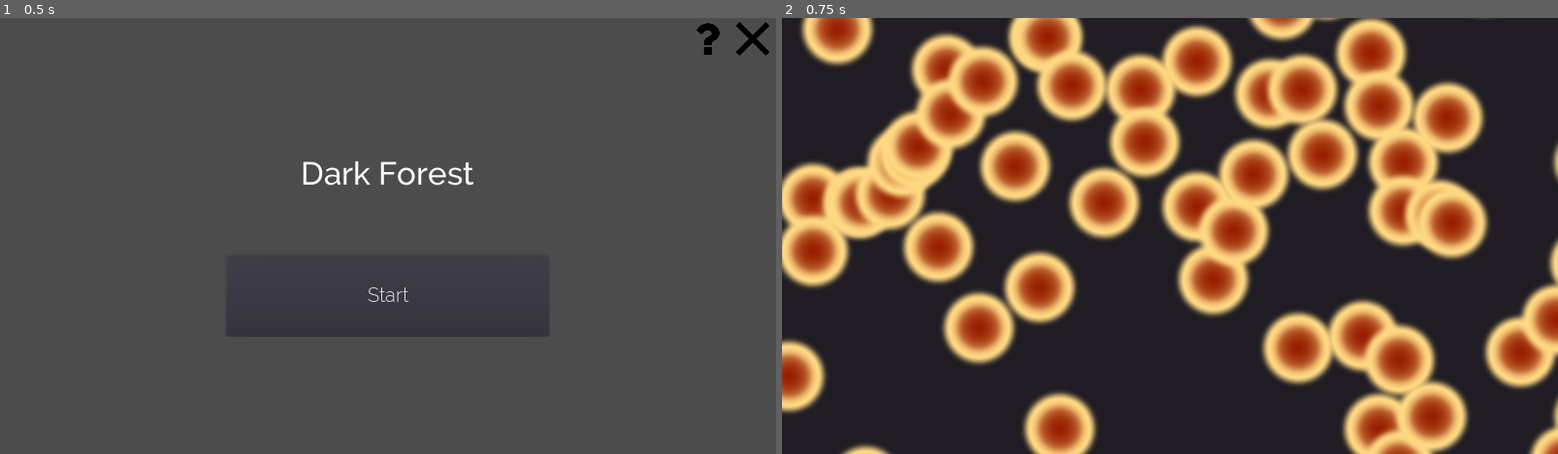
Above: before the commit, frames 1-2 (left to right).
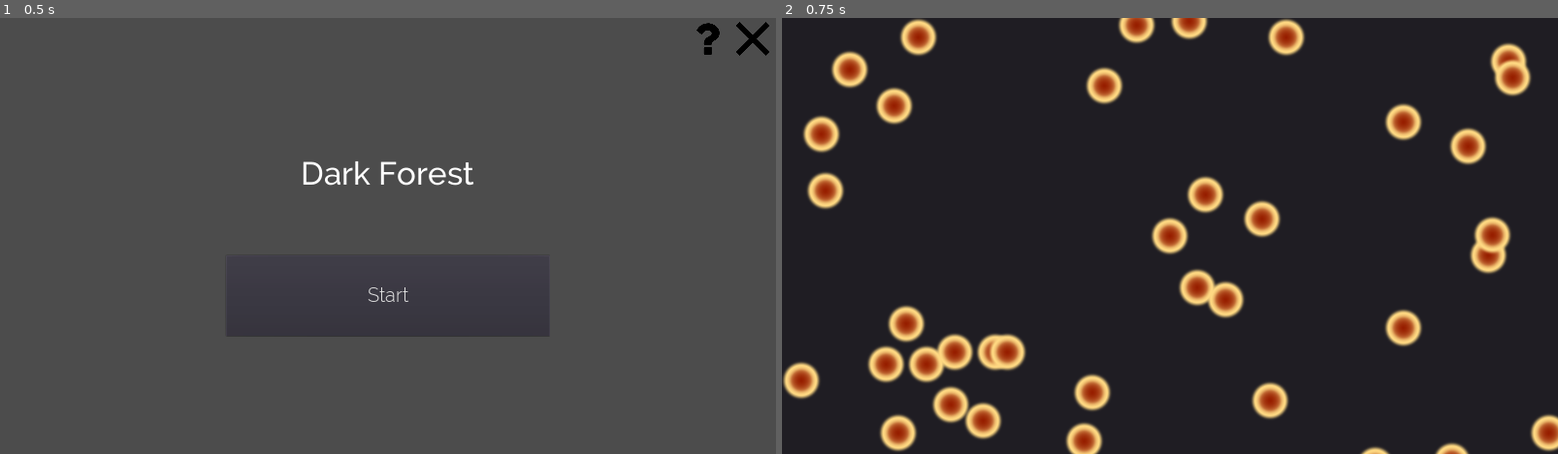
Above: after the commit, the same moments.

Repository: WeLoveGodot/GameOff2019
Game: Godot game, scene res://scene/Menu.tscn
The game is run twice, just before and just after one commit, with the same random seed, the same clock (stepped at 60 frames per second) and the same inputs.
Inputs:
- Up to frame 1 (0.5 s): no input
- Up to frame 2 (0.75 s): click "Start" at 0.5 s

Frame 1 is identical in both runs. In frame 2, 51% of the frame differs, in the area x 0-100%, y 0-100%.

Commit message:
feat(game): put me at 0

Diff:
--- a/Global.gd
+++ b/Global.gd
@@ -3,6 +3,7 @@
 # 配置
 
 const SIZE = 4096
+const GEN_SIZE = SIZE * 0.75
 
 # fake const
 var WINDOW_SIZE
--- a/scene/Game.gd
+++ b/scene/Game.gd
@@ -6,16 +6,18 @@
 	# test code
 	init_camera()
 	init_planets()
-	test_tween()
+	focus_me()
+	# test_tween()
 
 func test_tween():
 	var t = $Tween
 	# $Camera.zoom = Vector2(20, 10)
-	print("min scale = %s", Global.MIN_SCALE)
+	t.interpolate_property($Camera, "zoom", $Camera.zoom, Vector2(10, 10), 1, Tween.TRANS_LINEAR, Tween.TRANS_LINEAR)
+	t.start()
+	# print("min scale = %s", Global.MIN_SCALE)
 
 func init_camera():
 	$Camera.zoom = Vector2(0.5, 0.5)
-	$Camera.position = Vector2(Global.SIZE / 2, Global.SIZE / 2)
 
 func make_noise():
 	var noise = OpenSimplexNoise.new()
@@ -26,24 +28,24 @@
 	return noise
 
 func init_planets():
+	var s = Global.GEN_SIZE
 	var noise = make_noise()
-	var half_size = Global.SIZE / 2
-	for row in range(0, Global.SIZE, 5):
-		for col in range(0, Global.SIZE, 5):
+	var half_size = s / 2
+	for row in range(0, s, 5):
+		for col in range(0, s, 5):
 			var x = noise.get_noise_2d(row, col)
 			if abs(x) < Global.PLANTE_GEN_PROB && $Planets.len() < Global.MAX_PLANETS:
 				var coor = Vector2(row - half_size, col - half_size)
-				var p = $Planets.new_planet(coor)
-				maybe_set_my_base(p, coor)
+				$Planets.new_planet(coor)
+	add_me()
 	assert(me != null)
 
-const RANGE = 200
-func maybe_set_my_base(planet, coor: Vector2):
-	if me == null && abs(coor.x - Global.SIZE / 2) < RANGE && abs(coor.y - Global.SIZE / 2) < RANGE:
-		me = planet
+func add_me():
+		me = $Planets.new_planet(Vector2(0, 0))
 		print("got me", me.position)
 
-
+func focus_me():
+	$Camera.position = me.position
 
 
 # Called every frame. 'delta' is the elapsed time since the previous frame.
--- a/scene/Game.tscn
+++ b/scene/Game.tscn
@@ -14,12 +14,13 @@
 script = ExtResource( 1 )
 
 [node name="ColorRect" type="ColorRect" parent="."]
-margin_right = 4096.0
-margin_bottom = 4096.0
+margin_left = -2048.0
+margin_top = -2048.0
+margin_right = 2048.0
+margin_bottom = 2048.0
 color = Color( 0.12549, 0.117647, 0.141176, 1 )
 
 [node name="Planets" type="Node2D" parent="."]
-position = Vector2( 960, 540 )
 script = ExtResource( 2 )
 
 [node name="Camera" type="Camera2D" parent="."]
--- a/scene/Planet.gd
+++ b/scene/Planet.gd
@@ -8,17 +8,17 @@
 
 # 视野半径
 var vision: float = 0.0
+var resource: int = 0
 
 
 func _ready():
 	pass
 
 func set_coor(coor: Vector2):
-	$Sprite.set_position(coor)
+	set_position(coor)
 
-func update_scale(scale: float):
-	#TODO
-	pass
+func update_scale(camera_zoom: Vector2):
+	$Sprite.set_scale(camera_zoom)
 
 func get_coor():
 	return self.coor
--- a/scene/Planets.gd
+++ b/scene/Planets.gd
@@ -42,4 +42,5 @@
 
 # Called every frame. 'delta' is the elapsed time since the previous frame.
 func _process(delta):
-	pass
+	for p in planets:
+		p.update_scale(game.get_node("Camera").zoom)
